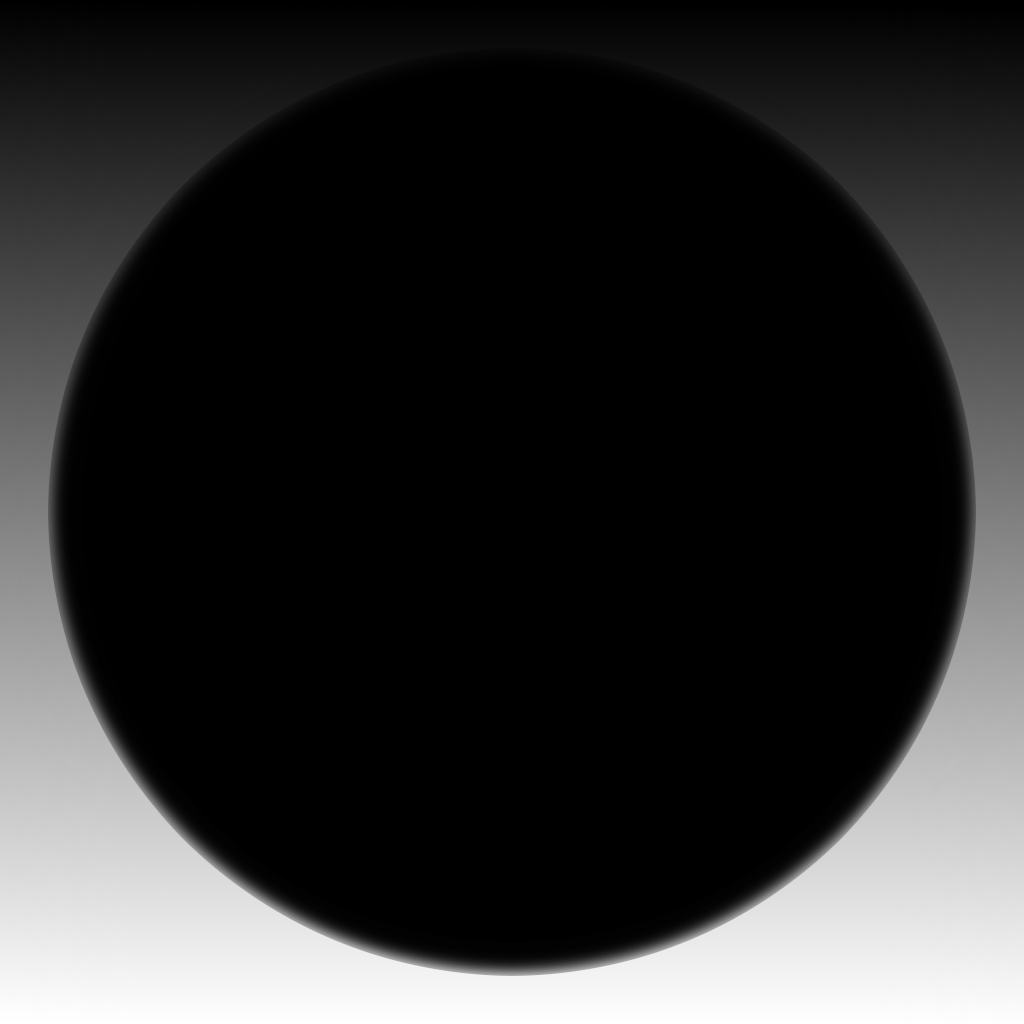
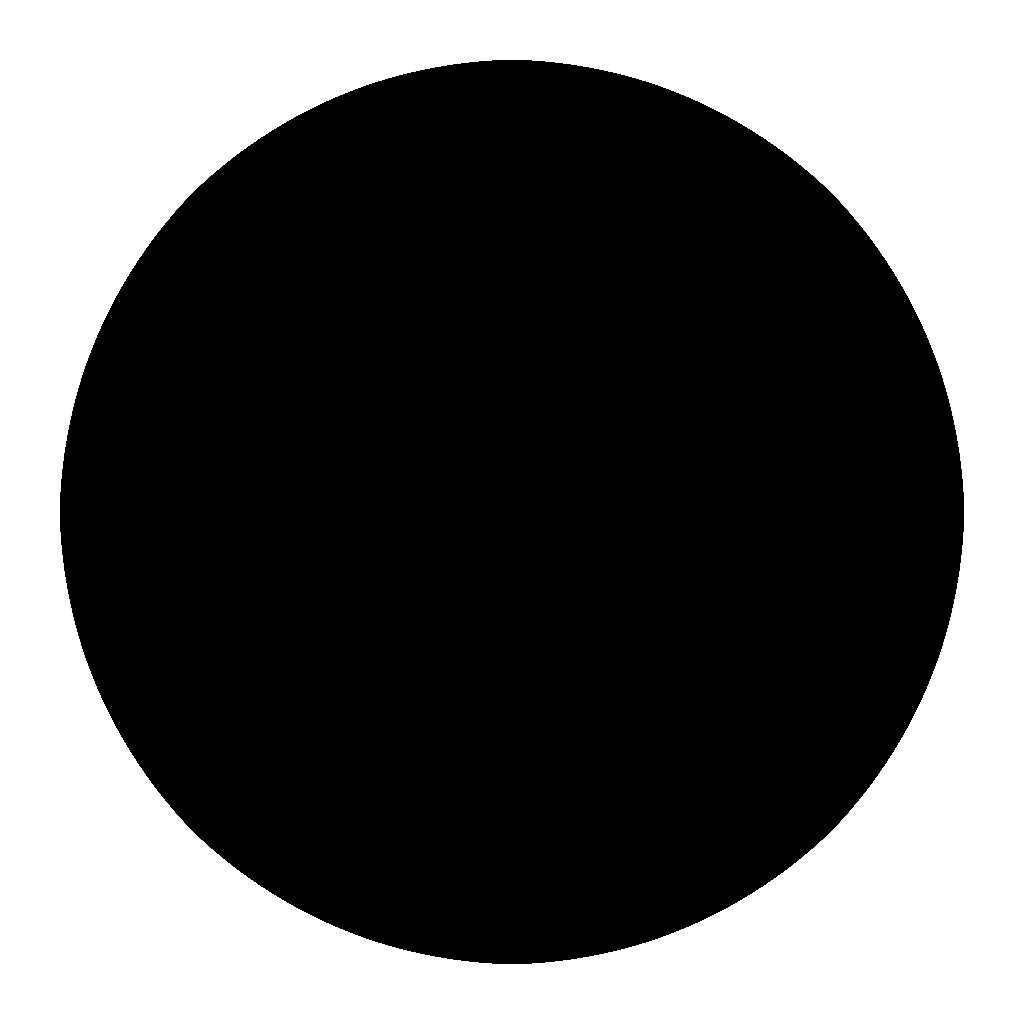
Revision of a layered 1024px x 1024px image; what changed, layer by layer:
hid "ColorGradient" over box(0, 0, 1024, 1018)
hid "CircleOutline copy #1" over box(0, 0, 1024, 1018)
hid "CircleOutline copy" over box(0, 0, 1024, 1018)
hid "CircleOutline" over box(32, 32, 992, 992)
painted on "AlphaBlank" over box(40, 40, 984, 984)
hid "AlphaFill" over box(40, 40, 984, 984)
